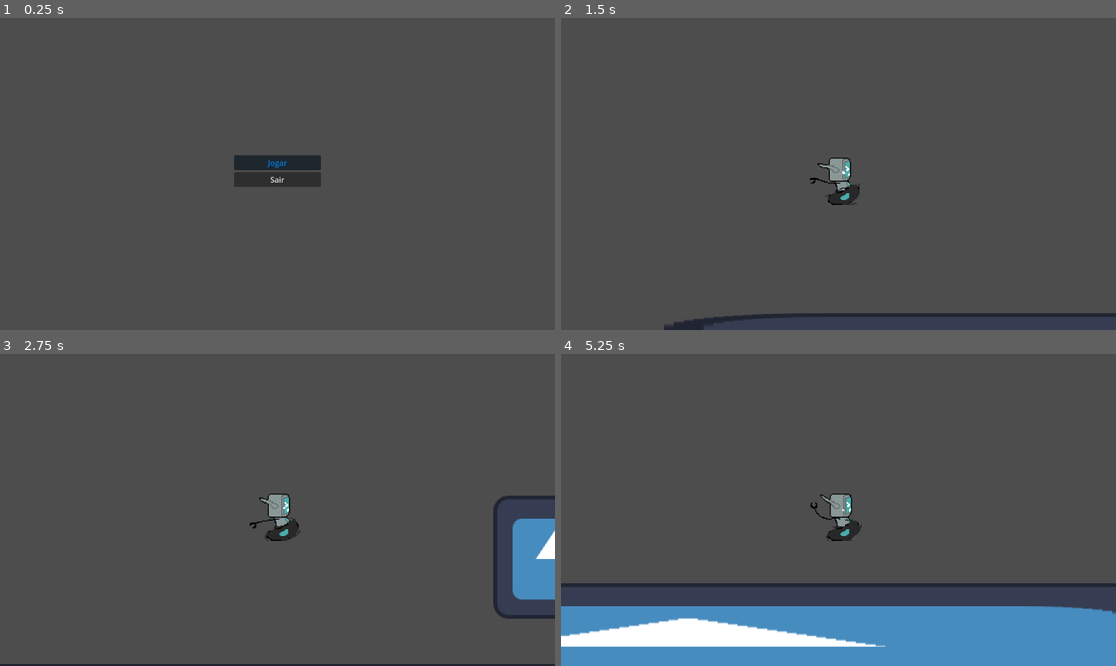
Above: before the commit, frames 1-4 (two rows, left to right).
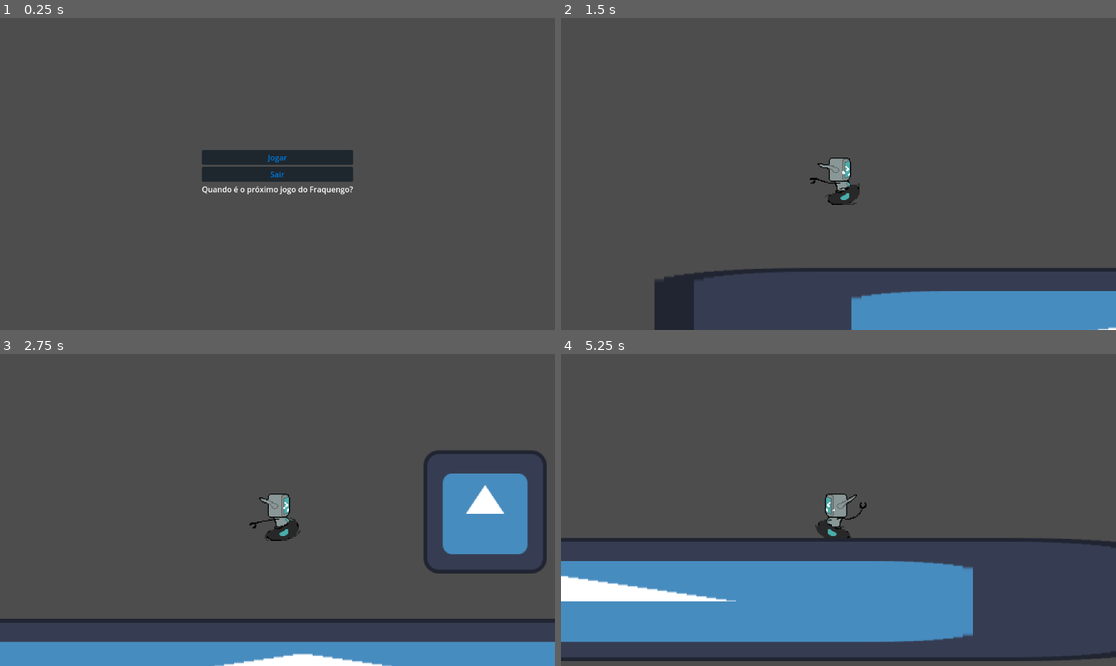
Above: after the commit, the same moments.

Repository: Guardenean/Gamejam_Experience
Game: Godot game, scene res://Cenas/Interface.tscn
The game is run twice, just before and just after one commit, with the same random seed, the same clock (stepped at 60 frames per second) and the same inputs. The engine's default icon, where the game draws it, is replaced by a stand-in: a white triangle on a blue panel in a dark square.
Inputs:
- Up to frame 1 (0.25 s): no input
- Up to frame 2 (1.5 s): click "Jogar" at 0.5 s; tap Enter (ui_accept) at 1.25 s; hold Right (ui_right) from 1.28 s (still down)
- Up to frame 3 (2.75 s): keep holding Right (ui_right); tap Enter (ui_accept) at 1.52, 2.27 s
- Up to frame 4 (5.25 s): release Right (ui_right) at 2.78 s; hold Left (ui_left) 2.78-3.53 s; hold Right (ui_right) 3.53-5.03 s; tap Enter (ui_accept) at 3.77, 4.52 s; hold Left (ui_left) from 5.03 s (still down)

The runs differ from the first frame. In frame 1, 2.2% of the frame differs, in the area x 36-64%, y 42-57%; in frame 2, 8.3%; in frame 3, 16%; in frame 4, 26%, in the area x 0-100%, y 44-100%.

Commit message:
Dicionário de Perguntas
Muitas coisas maneras legais

Diff:
--- a/Jojinho Godot/Cenas/Fase.tscn
+++ b/Jojinho Godot/Cenas/Fase.tscn
@@ -5,7 +5,7 @@
 [ext_resource type="PackedScene" uid="uid://dnpw4juylwpbq" path="res://Cenas/vel_PowerUp.tscn" id="3_8svqs"]
 
 [sub_resource type="RectangleShape2D" id="RectangleShape2D_gklgi"]
-size = Vector2(128.489, 142)
+size = Vector2(128.489, 126)
 
 [node name="Node2D" type="Node2D"]
 
@@ -18,7 +18,7 @@
 scale = Vector2(10.2344, 1)
 
 [node name="CollisionShape2D" type="CollisionShape2D" parent="StaticBody2D"]
-position = Vector2(0.146564, -6)
+position = Vector2(0.146564, 2)
 shape = SubResource("RectangleShape2D_gklgi")
 
 [node name="Icon" type="Sprite2D" parent="StaticBody2D"]
--- a/Jojinho Godot/Cenas/Interface.tscn
+++ b/Jojinho Godot/Cenas/Interface.tscn
@@ -1,6 +1,8 @@
-[gd_scene load_steps=2 format=3 uid="uid://bp3wuqkqw41r4"]
+[gd_scene load_steps=4 format=3 uid="uid://bp3wuqkqw41r4"]
 
 [ext_resource type="Script" path="res://Scripts/Interface.gd" id="1_8lile"]
+[ext_resource type="Script" path="res://Scripts/teste.gd" id="2_txuoa"]
+[ext_resource type="Script" path="res://Scripts/Perguntas.gd" id="3_vttpk"]
 
 [node name="Interface" type="Control"]
 layout_mode = 3
@@ -36,8 +38,17 @@
 text = "Jogar"
 
 [node name="Sair" type="Button" parent="MarginContainer/VBoxContainer"]
+modulate = Color(0.407843, 0.776471, 1, 1)
+self_modulate = Color(0, 0.698039, 0.984314, 1)
 layout_mode = 2
 text = "Sair"
 
+[node name="Label" type="Label" parent="MarginContainer/VBoxContainer"]
+layout_mode = 2
+script = ExtResource("2_txuoa")
+
+[node name="Perguntas" type="Node" parent="MarginContainer/VBoxContainer/Label"]
+script = ExtResource("3_vttpk")
+
 [connection signal="pressed" from="MarginContainer/VBoxContainer/Jogar" to="." method="_on_jogar_pressed"]
 [connection signal="pressed" from="MarginContainer/VBoxContainer/Sair" to="." method="_on_sair_pressed"]
--- a/Jojinho Godot/Cenas/Player.tscn
+++ b/Jojinho Godot/Cenas/Player.tscn
@@ -5,7 +5,7 @@
 [ext_resource type="Texture2D" uid="uid://crdaf10qhrxbw" path="res://Player_Anim/bot_Run.png" id="3_f81l1"]
 
 [sub_resource type="RectangleShape2D" id="RectangleShape2D_xke7v"]
-size = Vector2(126, 127)
+size = Vector2(37, 49)
 
 [sub_resource type="AtlasTexture" id="AtlasTexture_4p255"]
 atlas = ExtResource("2_i7kjr")
@@ -73,7 +73,7 @@
 script = ExtResource("1_7v2at")
 
 [node name="CollisionShape2D" type="CollisionShape2D" parent="."]
-position = Vector2(-1, -0.5)
+position = Vector2(0.5, 7.5)
 shape = SubResource("RectangleShape2D_xke7v")
 
 [node name="Timer" type="Timer" parent="."]
--- /dev/null
+++ b/Jojinho Godot/Scripts/Perguntas.gd
@@ -0,0 +1,32 @@
+extends Node
+
+var esporte = {"Pergunta1" : "Quanto foi o resultado do jogo entre Black Pegasus e os Red Titans",
+				"Pergunta2" : "Qual a opinião pública sobre o novo atacante do Basco",
+				"Pergunta3" : "Quando é o próximo jogo do Fraquengo?"}
+
+var entretenimento = {"Pergunta1" : "Qual o novo trailer do King Konga?",
+						"Pergunta2" : "Quantos personagens estarão no Super Ultra Final Battle Hyper Edition 2",
+						"Pergunta3" : "Qual o melhor livro do Rick Jordan?"}
+
+var moda = {"Pergunta1" : "Qual a nova linha de inverno da Snake Head",
+			"Pergunta2" : "Qual a modelo mais bonita da atualidade?",
+			"Pergunta3" : "O que não usar em um encontro?"}
+
+var noticias = {"Pergunta1" : "Quem foi o responsável pela morte do ministro Hector Salamandro?",
+				"Pergunta2" : "Novo creme 100% anti-calvície",
+				"Pergunta3" : "Veja! Queda das ações da Snake Head"}
+
+var historia = {"Pergunta1" : "Quando ocorreu a primeira guerra de Karka?",
+				"Pergunta2" : "Quem foi o herói da Batalha do Campo Negro?",
+				"Pergunta3" : "Onde morreu o lider terrorista 'Kronos' ?"}
+
+
+
+# Called when the node enters the scene tree for the first time.
+func _ready():
+	print(esporte["Pergunta2"])
+
+
+# Called every frame. 'delta' is the elapsed time since the previous frame.
+#func _process(delta):
+	#pass
--- a/Jojinho Godot/Scripts/Player.gd
+++ b/Jojinho Godot/Scripts/Player.gd
@@ -2,7 +2,7 @@
 class_name Player
 
 
-var SPEED = 300.0
+var SPEED = 350.0
 const JUMP_VELOCITY = -400.0
 
 # Get the gravity from the project settings to be synced with RigidBody nodes.
@@ -26,6 +26,9 @@
 	if direction:
 		velocity.x = direction * SPEED
 		anim.play("Run")
+		if direction == -1:
+			anim.flip_h = true
+		else: anim.flip_h = false
 	else:
 		velocity.x = move_toward(velocity.x, 0, SPEED)
 		anim.play("Idle")
@@ -35,4 +38,4 @@
 
 
 func _on_timer_timeout():
-	SPEED = 300.0
+	SPEED = 350.0
--- /dev/null
+++ b/Jojinho Godot/Scripts/teste.gd
@@ -0,0 +1,7 @@
+extends Label
+@onready var perguntas = $Perguntas
+
+# Called when the node enters the scene tree for the first time.
+func _ready():
+	text = perguntas.esporte.Pergunta3
+	pass
